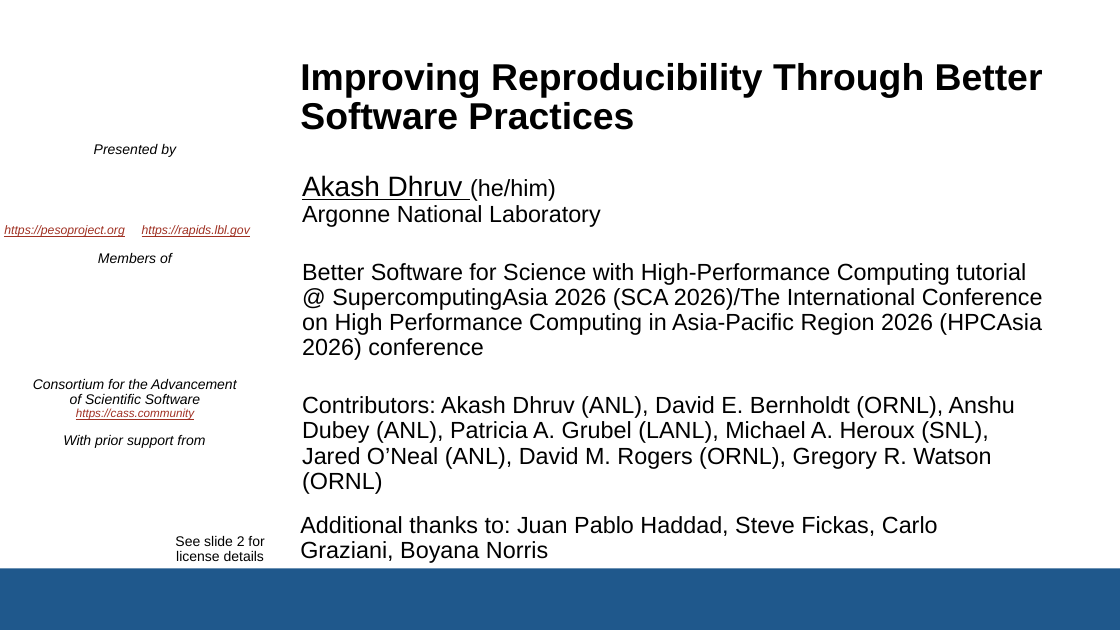
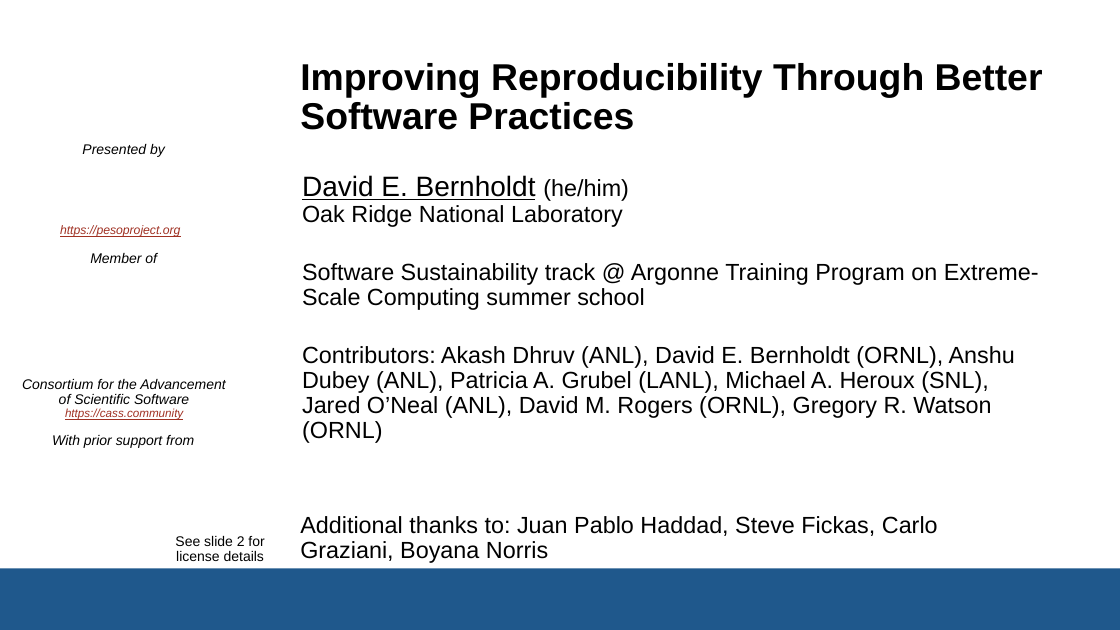
Before and after one commit to bssw-tutorial/presentations, a slide deck: slide 1 of repro-notebooks.pptx. Drawn at 1120x630 pixels with LibreOffice and Linux fonts; fonts in the diff are those of the drawing; background and template pictures are left out. Boxes give left, top, right and bottom in pixels: in the first picture for what was removed or moved away, otherwise in the second. Text is boxed around its words. In the diff, an @@ line names an element or a change of style, - is before the commit and + after.

Commit message:
Update repro-notebooks for ATPESC 2026

```diff
--- a/repro-notebooks.pptx
+++ b/repro-notebooks.pptx
@@ subtitle at [302,175,1039,310]: text changed @@
-Akash Dhruv (he/him)
-Argonne National Laboratory
-Better Software for Science with High-Performance Computing tutorial @ SupercomputingAsia 2026 (SCA 2026)/The International Conference on High Performance Computing in Asia-Pacific Region 2026 (HPCAsia 2026) conference
+David E. Bernholdt (he/him)
+Oak Ridge National Laboratory
+Software Sustainability track @ Argonne Training Program on Extreme-Scale Computing summer school
@@ text "https://pesoproject.org": place and size @@
-text "https://pesoproject.org" at [4,225,124,237]
+text "https://pesoproject.org" at [60,225,180,237]
@@ text removed at [142,225,250,237] @@
-https://rapids.lbl.gov
@@ text at [90,253,157,263]: text changed @@
-Members of
+Member of
@@ 3 texts: place and size @@
-3 texts at [33,144,236,448]
+3 texts at [22,144,225,448]
```
Also in this commit, not shown: 12 other slides changed.
